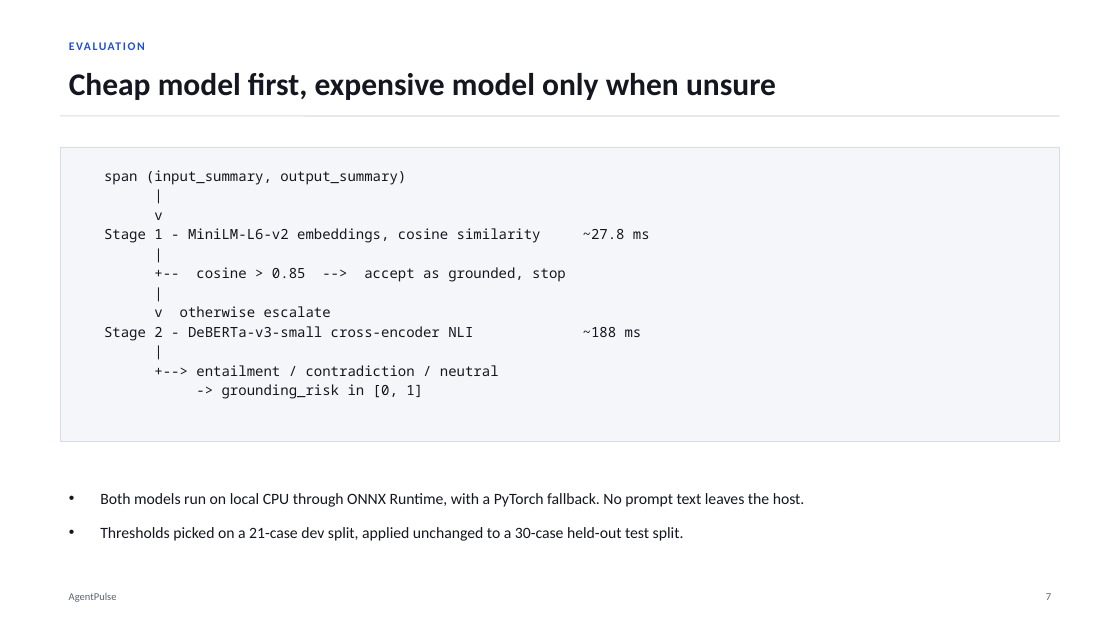
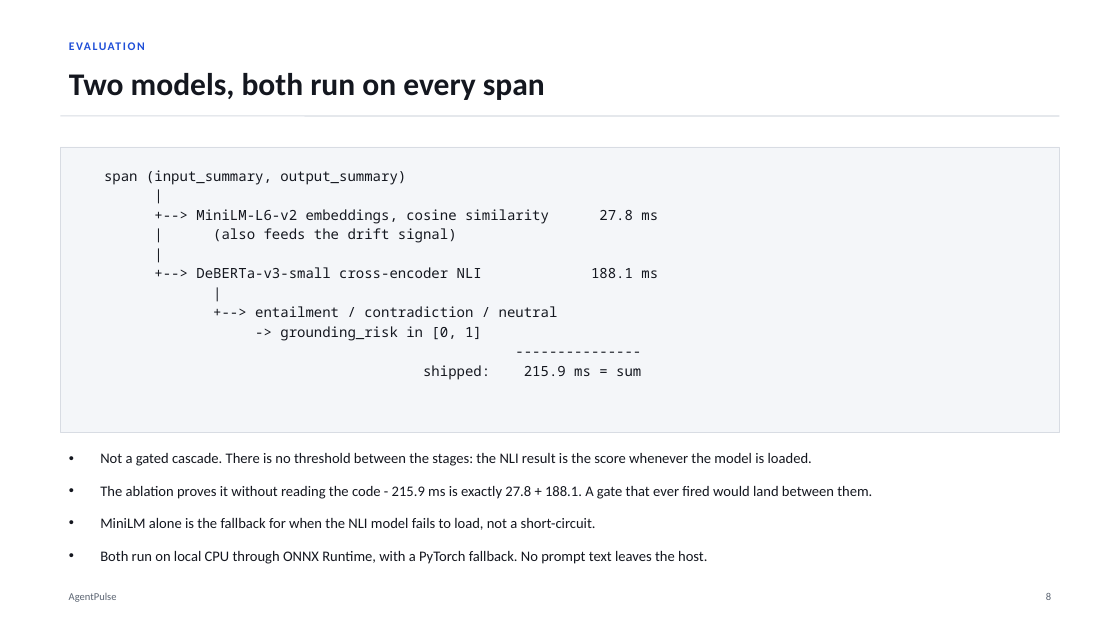
Before and after one commit to Soum-Code/agentpulse, a slide deck: slide 9 of presentation/AgentPulse_Project_Deck.pptx (slide 8 before the commit). Drawn at 1120x630 pixels with LibreOffice and Linux fonts; fonts in the diff are those of the drawing. Boxes give left, top, right and bottom in pixels: in the first picture for what was removed or moved away, otherwise in the second. Text is boxed around its words. In the diff, an @@ line names an element or a change of style, - is before the commit and + after.

```diff
--- a/presentation/AgentPulse_Project_Deck.pptx
+++ b/presentation/AgentPulse_Project_Deck.pptx
@@ text at (x1=69, y1=73, x2=545, y2=100): text changed @@
-Cheap model first, expensive model only when unsure
+Two models, both run on every span
@@ rectangle resized from (x1=60, y1=147, x2=1060, y2=441) to (x1=60, y1=147, x2=1060, y2=433) @@
@@ text at (x1=196, y1=209, x2=658, y2=243): text changed @@
-v
-Stage 1 - MiniLM-L6-v2 embeddings, cosine similarity ~27.8 ms
++--> MiniLM-L6-v2 embeddings, cosine similarity 27.8 ms
+| (also feeds the drift signal)
@@ text at (x1=196, y1=267, x2=658, y2=278): text changed @@
-+-- cosine > 0.85 --> accept as grounded, stop
-|
-v otherwise escalate
-Stage 2 - DeBERTa-v3-small cross-encoder NLI ~188 ms
++--> DeBERTa-v3-small cross-encoder NLI 188.1 ms
@@ text at (x1=423, y1=365, x2=641, y2=380): paragraphs added @@
+---------------
+shipped: 215.9 ms = sum
@@ text at (x1=100, y1=453, x2=872, y2=564): text changed; size 13.5 to 12.5 pt @@
-• Both models run on local CPU through ONNX Runtime, with a PyTorch fallback. No prompt text leaves the host.
-• Thresholds picked on a 21-case dev split, applied unchanged to a 30-case held-out test split.
+• Not a gated cascade. There is no threshold between the stages: the NLI result is the score whenever the model is loaded.
+• The ablation proves it without reading the code - 215.9 ms is exactly 27.8 + 188.1. A gate that ever fired would land between them.
+• MiniLM alone is the fallback for when the NLI model fails to load, not a short-circuit.
+• Both run on local CPU through ONNX Runtime, with a PyTorch fallback. No prompt text leaves the host.
@@ text at (x1=1046, y1=593, x2=1051, y2=600): text changed @@
-7
+8
```
Also in this commit, not shown: 10 other slides changed, 2 slides added, 1 slide removed, 5 other files.
